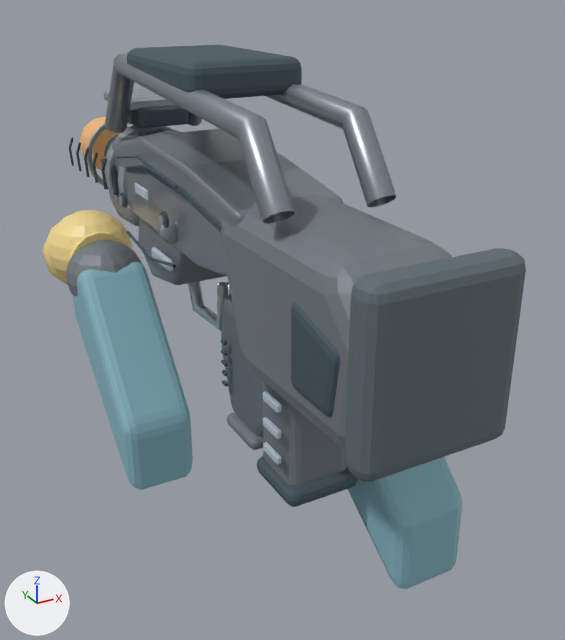
Before and after pictures for a commit that changed the glTF model client/public/assets/weapons/specter.glb.
Both versions are drawn from a 50 mm lens placed at (-0.679, -1.354, 0.472), pointed at (0.117, 0.093, -0.252). Lighting does not change. The marker at lower left points along +X, +Y and +Z. The older version comes first. Where no turn or scale is listed for an object, it has been applied to the vertices. Vertices at exactly the same position are counted once.

The scene before the commit, as lines of its bpy script (objects in view):
```python
ob_batch_brushed_alloy_03 = bpy.data.objects.new('BATCH_BRUSHED_ALLOY_03', me_sphere_014)
ob_batch_brushed_alloy_03.location = (-0.118, 0.15, -0.02)
ob_batch_ceramic_polymer_01 = bpy.data.objects.new('BATCH_CERAMIC_POLYMER_01', me_tapered_lower_body_with_forward_mag_well_002)
ob_batch_ceramic_polymer_01.location = (0.0, 0.0, 0.0)
ob_batch_machined_graphite_02 = bpy.data.objects.new('BATCH_MACHINED_GRAPHITE_02', me_scalloped_polymer_upper_housing_002)
ob_batch_machined_graphite_02.location = (0.0, 0.0, 0.0)
ob_batch_shadow_grooves_05 = bpy.data.objects.new('BATCH_SHADOW_GROOVES_05', me_chassis_accent_seam_002)
ob_batch_shadow_grooves_05.location = (0.0, 0.0, 0.0)
ob_batch_team_uniform_sleeve_10 = bpy.data.objects.new('BATCH_TEAM_UNIFORM_SLEEVE_10', me_left_tapered_sleeve_002)
ob_batch_team_uniform_sleeve_10.location = (0.0, 0.0, 0.0)
ob_mandatory_orange_6mm_tip = bpy.data.objects.new('Mandatory orange 6mm tip', me_mandatory_orange_6mm_tip_002)
ob_mandatory_orange_6mm_tip.location = (0.0, 0.0, 0.0)
# also in view: 'BATCH_RUBBER_04' at (0.0, -0.278, -0.147); 'BATCH_CUSTOM_TEAM_ACCENT_06' at (0.019, 0.024, -0.14); 'BATCH_YELLOW_MINIFIG_HAND_09' at (0.005, 0.342, -0.215)
```
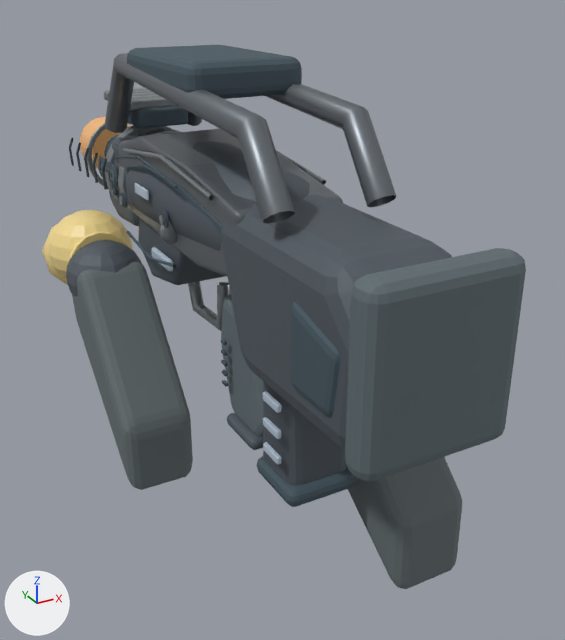
Where the change shows, as pixel boxes [x1, y1, x2, y2] in the pictures (565 x 640 px):
'BATCH_CERAMIC_POLYMER_01', recoloured (grey to dark grey): [66, 136, 452, 486] in both
'BATCH_TEAM_UNIFORM_SLEEVE_10', recoloured (cyan to grey): [72, 262, 462, 589] in both
'BATCH_MACHINED_GRAPHITE_02', recoloured: [105, 53, 396, 277] in both
'BATCH_BRUSHED_ALLOY_03', recoloured, reshaped: before [87, 88, 230, 331]; after [87, 88, 326, 331]
part 1 of me_scalloped_polymer_upper_housing_002, added (mostly hidden): after [113, 161, 121, 194]
part 2 of me_tapered_lower_body_with_forward_mag_well_002, added: after [126, 141, 310, 251]
part 3 of me_chassis_accent_seam_002, added: after [111, 164, 118, 187]
part 4 of me_sphere_014, added: after [123, 148, 214, 200]
part 5 of me_sphere_014, added: after [276, 150, 326, 185]

What changed in the scene script:
```text
Change mat_machined_graphite_02:
    mat_machined_graphite_02.base_color: (0.282, 0.318, 0.353) -> (0.161, 0.18, 0.2)  # grey #9199a0 -> grey #70767c
Change mat_ceramic_polymer_01:
    mat_ceramic_polymer_01.base_color: (0.188, 0.212, 0.235) -> (0.0902, 0.11, 0.129)  # grey #787f85 -> dark grey #555d65
Change mat_brushed_alloy_03:
    mat_brushed_alloy_03.base_color: (0.471, 0.518, 0.545) -> (0.318, 0.345, 0.361)  # light grey #b7bfc3 -> grey #999fa2
Change mat_team_uniform_sleeve_10:
    mat_team_uniform_sleeve_10.base_color: (0.239, 0.463, 0.541) -> (0.125, 0.153, 0.161)  # cyan #86b5c2 -> grey #636d70
Change me_scalloped_polymer_upper_housing_002:
    used by ob_batch_machined_graphite_02; location = (0.0, 0.0, 0.0)
    remove me_scalloped_polymer_upper_housing_002.from_pydata(...)  # 224 vertices, 404 faces; spans x -0.127..0.126, y -0.311..0.561, z -0.066..0.313
    add me_scalloped_polymer_upper_housing_002.from_pydata(...)  # 320 vertices, 592 faces; spans x -0.127..0.126, y -0.311..0.69, z -0.087..0.313
    me_scalloped_polymer_upper_housing_002 part 1: a new loose piece of 96 vertices spanning x -0.117..0.117, y 0.47..0.69, z -0.087..0.101, in mat_machined_graphite_02 (grey #70767c)
Change me_tapered_lower_body_with_forward_mag_well_002:
    used by ob_batch_ceramic_polymer_01; location = (0.0, 0.0, 0.0)
    remove me_tapered_lower_body_with_forward_mag_well_002.from_pydata(...)  # 868 vertices, 1708 faces; spans x -0.268..0.278, y -0.574..0.67, z -0.444..0.11
    add me_tapered_lower_body_with_forward_mag_well_002.from_pydata(...)  # 998 vertices, 1964 faces; spans x -0.268..0.278, y -0.574..0.67, z -0.444..0.146
    me_tapered_lower_body_with_forward_mag_well_002 part 2: a new loose piece of 130 vertices spanning x -0.128..0.128, y -0.17..0.51, z -0.088..0.146, in mat_ceramic_polymer_01 (dark grey #555d65)
Change me_chassis_accent_seam_002:
    used by ob_batch_shadow_grooves_05; location = (0.0, 0.0, 0.0)
    remove me_chassis_accent_seam_002.from_pydata(...)  # 2944 vertices, 5560 faces; spans x -0.14..0.14, y -0.51..1.01, z -0.46..0.33
    add me_chassis_accent_seam_002.from_pydata(...)  # 5572 vertices, 10744 faces; spans x -0.14..0.14, y -0.51..1.01, z -0.46..0.33
    me_chassis_accent_seam_002 part 3: a new loose piece, a UV sphere (16 segments, 10 rings, poles along z) spanning x -0.119..-0.107, y 0.517..0.563, z -0.01..0.046, in mat_shadow_grooves_05 (dark blue #475862)
    other edits to the shape of me_chassis_accent_seam_002 do not show in these pictures
Change me_sphere_014:
    used by ob_batch_brushed_alloy_03; location = (-0.118, 0.15, -0.02)
    remove me_sphere_014.from_pydata(...)  # 2236 vertices, 4404 faces; spans x -0.027..0.263, y -0.11..0.76, z -0.219..0.224
    add me_sphere_014.from_pydata(...)  # 2284 vertices, 4468 faces; spans x -0.027..0.263, y -0.221..0.76, z -0.219..0.224
    me_sphere_014 part 4: a new loose piece of 24 vertices spanning x -0.007..0.003, y -0.221..0.271, z 0.118..0.157, in mat_brushed_alloy_03 (grey #999fa2)
    me_sphere_014 part 5: a new loose piece of 24 vertices spanning x 0.233..0.243, y -0.221..0.271, z 0.118..0.157, in mat_brushed_alloy_03 (grey #999fa2)
```
